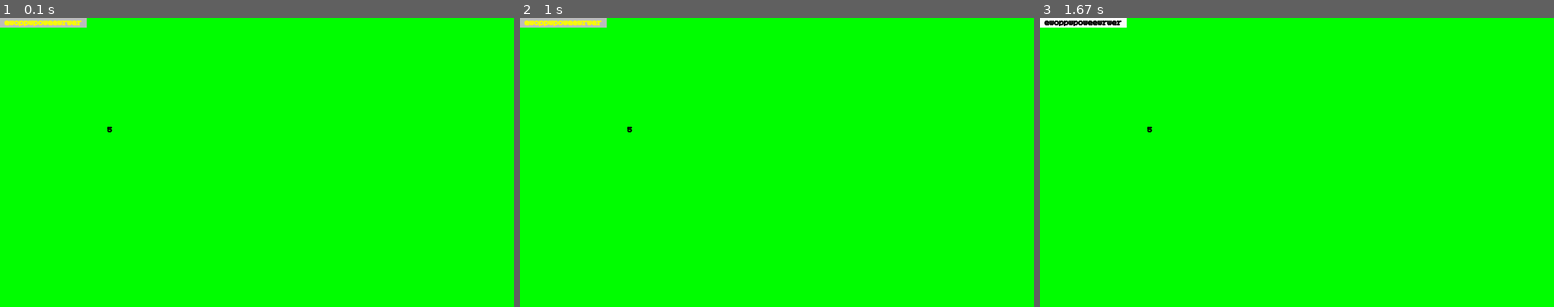
Above: before the commit, frames 1-3 (left to right).
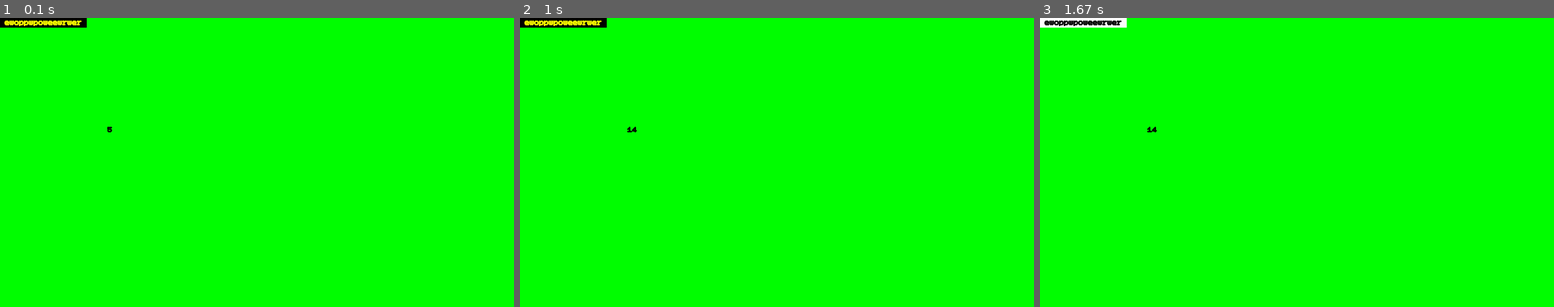
Above: after the commit, the same moments.

Repository: SWAWERREWEW/pampening_folder_git
Game: pygame game, started from prayer_genshin_pygame/prayer_genshin_pygame.py
Two runs of this game, one before a commit and one after it. Both use one fixed random seed, a clock stepped at 60 frames per second and the inputs below.
Inputs (mouse positions are in pixels of both pictures, inside the frame that each line leads up to):
- Up to frame 1 (0.1 s): no input
- Up to frame 2 (1 s): press the mouse at (561, 23) at 0.37 s; move the mouse to (591, 70) at 0.47 s; release the mouse at (617, 119) at 0.6 s; click "ewoppwpoweewrwer" at 0.72 s
- Up to frame 3 (1.67 s): click (1358, 188) at 1.05 s

The runs differ from the first frame. In frame 1, 0.4% of the frame differs, in the area x 0-17%, y 0-4%; in frame 2, 0.5%, in the area x 0-23%, y 0-40%; in frame 3, less than 0.1%.

Commit message:
edit function button_prayer_10

Diff:
--- a/prayer_genshin_pygame/_other/cons.py
+++ b/prayer_genshin_pygame/_other/cons.py
@@ -9,4 +9,6 @@
 
 my_font = pygame.font.Font("_other/fonts/BitcountGridSingle_Cursive-Black.ttf", 30)
 
+test_parem = 5
+
 scr = pygame.display.set_mode((wid, hei))
--- a/prayer_genshin_pygame/_other/objectss.py
+++ b/prayer_genshin_pygame/_other/objectss.py
@@ -7,11 +7,9 @@
     return 5
 
 def button_prayer_10():
-
-
     text = " ewoppwpoweewrwer "
     colors = ("black",  "white")
-    colors2 = ("yellow", "grey")
+    colors2 = ("yellow", "black")
 
     text_py = _other.cons.my_font.render(text, False, colors[0], colors[1])
 
@@ -28,4 +26,8 @@
     else:
         text_py = _other.cons.my_font.render(text, False, colors[0], colors[1])
 
+    if text_rect.collidepoint(mouse) and pygame.mouse.get_pressed()[0]:
+        text_py = _other.cons.my_font.render(text, False, colors2[0], colors2[1])
+        _other.cons.test_parem += 1
+
     _other.cons.scr.blit(text_py, coord)
--- a/prayer_genshin_pygame/prayer_genshin_pygame.py
+++ b/prayer_genshin_pygame/prayer_genshin_pygame.py
@@ -15,7 +15,7 @@
 
     _other.cons.scr.fill(pygame.Color("green"))
 
-    _other.cons.scr.blit(_other.cons.my_font.render(str(_other.objectss.five()), False, "black"), (400, 400))
+    _other.cons.scr.blit(_other.cons.my_font.render(str(_other.cons.test_parem), False, "black"), (400, 400))
 
     _other.objectss.button_prayer_10()
 
